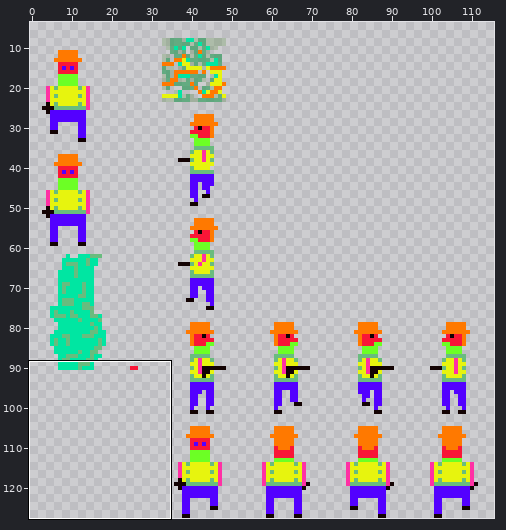
File history of a sprite sheet, Assets/RagePixelAssets/spritesheet_1.png. The first picture is a wide view before the edit; the outline marks the close-up.
Close-up. First the earlier version:
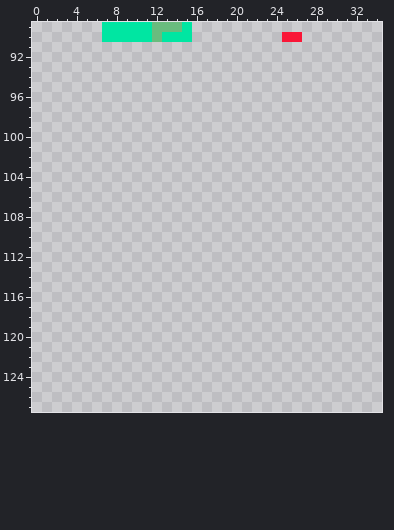
The file is 128x128 pixels. Shown: x 0..34, y 89..127. The old version is drawn lined up with the new one. The wide view leaves out empty margins.
The same view after the edit:
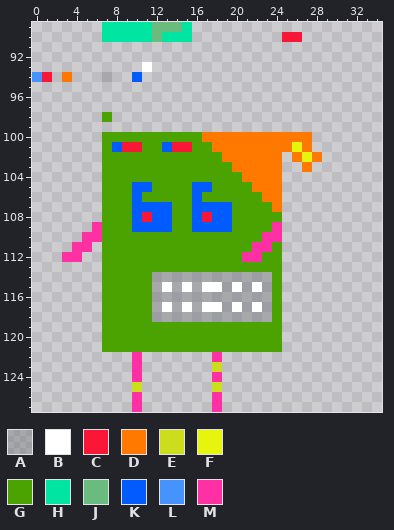
Palette (. is transparent): A #5e626958  B #ffffff  C #f91637  D #ff7900  E #cbdd1c  F #e7f40e  G #4aa301  H #00e6a2  J #69bc7e  K #025bff  L #4793fd  M #ff30a4
What changed:
{"change": "drawings rearranged on the sheet (the old picture shows each at its new place)"}
{"y":93,"x":11,"old":".","new":"B"}
{"y":94,"x":0,"old":"..","new":"LC"}
{"y":94,"x":3,"old":".","new":"D"}
{"y":94,"x":7,"old":".","new":"A"}
{"y":94,"x":10,"old":".","new":"K"}
{"y":98,"x":7,"old":".","new":"G"}
{"y":100,"x":7,"old":".....................","new":"GGGGGGGGGGDDDDDDDDDDD"}
{"y":101,"x":7,"old":".....................","new":"GKCCGGKCCGGDDDDDDDDFD"}
{"y":102,"x":7,"old":"..................","new":"GGGGGGGGGGGGDDDDDD"}
{"y":102,"x":26,"old":"...","new":"DFD"}
{"y":103,"x":7,"old":"..................","new":"GGGGGGGGGGGGGDDDDD"}
{"y":103,"x":27,"old":".","new":"D"}
{"y":104,"x":7,"old":"..................","new":"GGGGGGGGGGGGGGDDDD"}
{"y":105,"x":7,"old":"..................","new":"GGGKKGGGGKKGGGGDDD"}
{"y":106,"x":7,"old":"..................","new":"GGGKGGGGGKGGGGGGDD"}
{"y":107,"x":7,"old":"..................","new":"GGGKKKKGGKKKKGGGGD"}
{"y":108,"x":7,"old":"..................","new":"GGGKCKKGGKCKKGGGGG"}
{"y":109,"x":6,"old":"...................","new":"MGGGKKKKGGKKKKGGGGM"}
{"y":110,"x":5,"old":"....................","new":"MMGGGGGGGGGGGGGGGGMM"}
{"y":111,"x":4,"old":"..","new":"MM"}
{"y":111,"x":7,"old":"..................","new":"GGGGGGGGGGGGGGGMMG"}
{"y":112,"x":3,"old":"..","new":"MM"}
{"y":112,"x":7,"old":"..................","new":"GGGGGGGGGGGGGGMMGG"}
{"y":113,"x":7,"old":"..................","new":"GGGGGGGGGGGGGGGGGG"}
{"y":114,"x":7,"old":"..................","new":"GGGGGAAAAAAAAAAAAG"}
{"y":115,"x":7,"old":"..................","new":"GGGGGABABABBABABAG"}
{"y":116,"x":7,"old":"..................","new":"GGGGGAAAAAAAAAAAAG"}
{"y":117,"x":7,"old":"..................","new":"GGGGGABABABBABABAG"}
{"y":118,"x":7,"old":"..................","new":"GGGGGAAAAAAAAAAAAG"}
{"y":119,"x":7,"old":"..................","new":"GGGGGGGGGGGGGGGGGG"}
{"y":120,"x":7,"old":"..................","new":"GGGGGGGGGGGGGGGGGG"}
{"y":121,"x":7,"old":"..................","new":"GGGGGGGGGGGGGGGGGG"}
{"y":122,"x":10,"old":".","new":"M"}
{"y":122,"x":18,"old":".","new":"M"}
{"y":123,"x":10,"old":".","new":"M"}
{"y":123,"x":18,"old":".","new":"E"}
{"y":124,"x":10,"old":".","new":"M"}
{"y":124,"x":18,"old":".","new":"M"}
{"y":125,"x":10,"old":".","new":"E"}
{"y":125,"x":18,"old":".","new":"E"}
{"y":126,"x":10,"old":".","new":"M"}
{"y":126,"x":18,"old":".","new":"M"}
{"y":127,"x":10,"old":".","new":"M"}
{"y":127,"x":18,"old":".","new":"M"}
